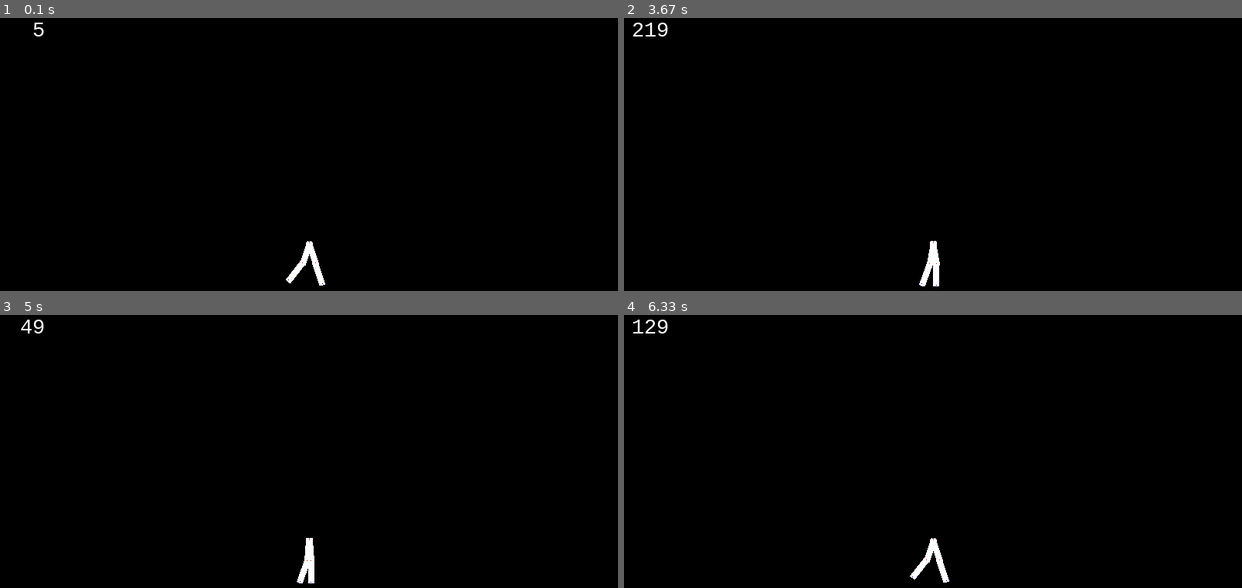
Above: before the commit, frames 1-4 (two rows, left to right).
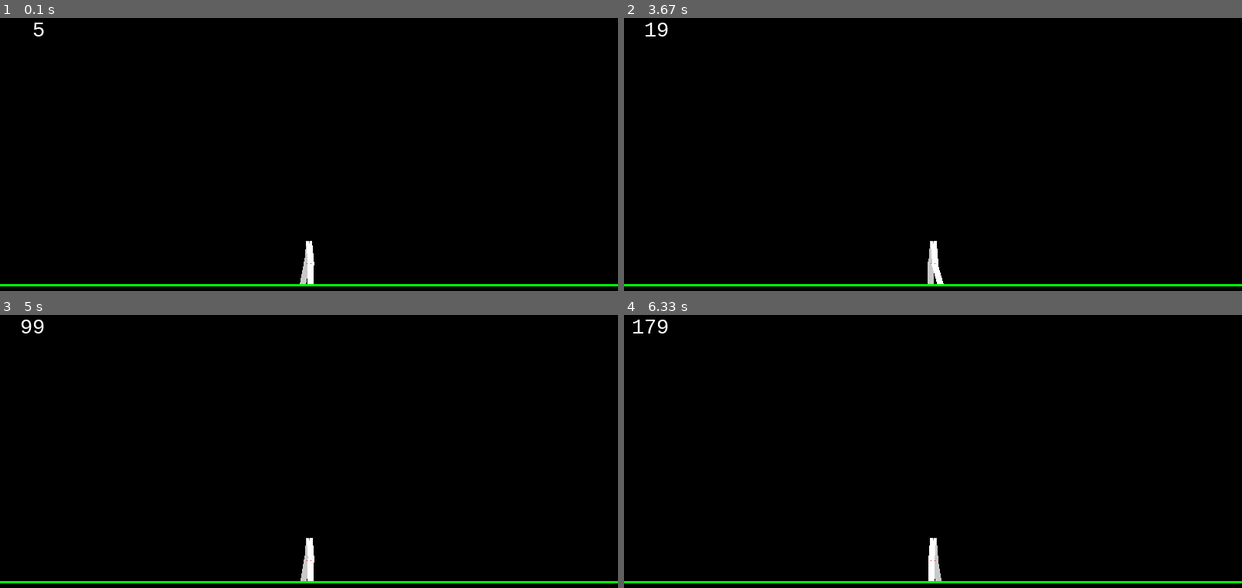
Above: after the commit, the same moments.

Repository: AaronLi/Pygame-Keyframe-Animations
Game: pygame game, started from runTest.py
Two runs of this game, one before a commit and one after it. Both use one fixed random seed, a clock stepped at 60 frames per second and the inputs below.
Inputs:
- Up to frame 1 (0.1 s): no input
- Up to frame 2 (3.67 s): hold D 0.33-0.8 s; hold W 0.83-1.13 s; hold D 1.17-1.63 s; hold A 1.67-2.2 s; hold S 2.23-2.53 s; hold A 2.57-2.97 s; hold W 3-3.37 s; hold D from 3.4 s (still down)
- Up to frame 3 (5 s): release D at 4.03 s; hold S 4.07-4.43 s; hold D from 4.97 s (still down)
- Up to frame 4 (6.33 s): release D at 5.43 s; hold W 5.47-5.77 s; hold A from 6.3 s (still down)

The runs differ from the first frame. In frame 1, 1.2% of the frame differs, in the area x 0-100%, y 81-99%; in frame 2, 1.1%; in frame 3, 1.0%; in frame 4, 1.3%, in the area x 0-100%, y 1-99%.

Commit message:
File loading, standing animation, 2d keyboard control

Diff:
--- a/Limb.py
+++ b/Limb.py
@@ -9,28 +9,39 @@
         self.sprite = sprite
         self.parent_limb = None
         self.rotatePoint = rotatePoint
+        self.reflect = False
     def get_tip_pos(self, integer = False):
         tipX, tipY = self.get_pos()
-        tipX+=self.length*_cosd(-self.get_rotation())
-        tipY+=self.length*_sind(-self.get_rotation())
+        if self.reflect:
+            tipX+=self.length*_cosd(180+self.get_rotation())
+            tipY+=self.length*_sind(180+self.get_rotation())
+        else:
+            tipX+=self.length*_cosd(-self.get_rotation())
+            tipY+=self.length*_sind(-self.get_rotation())
         if integer:
             return int(tipX), int(tipY)
         else:
             return tipX, tipY
     def draw(self, surface):
         if self.parent_limb == None:
-            rotateBlit(surface, self.sprite, self.get_pos(), self.rotatePoint, self.get_rotation())
+            if self.reflect:
+                rotateBlit(surface, self.sprite, self.get_pos(), self.rotatePoint, 180-self.get_rotation())
+            else:
+                rotateBlit(surface, self.sprite, self.get_pos(), self.rotatePoint, self.get_rotation())
             surface.set_at(self.get_pos(True), (255,0,0))
             surface.set_at(self.get_tip_pos(True), (0,0,255))
         else:
-            rotateBlit(surface, self.sprite, self.get_pos(), self.rotatePoint, self.get_rotation())
+            if self.reflect:
+                rotateBlit(surface, self.sprite, self.get_pos(), self.rotatePoint, 180-self.get_rotation())
+            else:
+                rotateBlit(surface, self.sprite, self.get_pos(), self.rotatePoint, self.get_rotation())
             surface.set_at(self.get_pos(True), (255,0,0))
             surface.set_at(self.get_tip_pos(True), (0,0,255))
     def get_rotation(self):
         rotOut = self.rotation
         limb = self.parent_limb
         while limb != None:
-            rotOut+=limb.rotation
+            rotOut+=limb.get_rotation()
             limb = limb.parent_limb
         return rotOut
     def get_pos(self, integer=False):
--- a/keyframelist.py
+++ b/keyframelist.py
@@ -8,6 +8,16 @@
         self.keyframes = []
     def add_keyframe(self, newKeyframe):
         insort(self.keyframes, newKeyframe)
+    def load_from_file(self, file):
+        time, rot, x, y = None, None, 0, 0
+        for i in file:
+            data =[float(j) for j in i.split()]
+            if len(data) == 4:
+                time, rot, x, y = data
+            else:
+                time, rot = data
+            self.add_keyframe(KeyFrame(time, rot, x, y))
+        return self
     def switch_between_frames(self, k1, k2, time):
         '''
             [KeyFrame], [KeyFrame], int -> int, int ,int
@@ -27,17 +37,17 @@
                     k1, k2 = self.keyframes[i], self.keyframes[i+1]
                     return self.switch_between_frames(k1,k2,time)
 
-    def transition(self, nextAnimationKeyframes, lastTime, time, duration):
+    def transition(self, nextAnimation, lastTime, time, duration):
         '''
 lastTime is the last time value that was given to the current_position of the current animation
 time is the current value to be used for transitioning between the two animations
 duration is the amount of time it should take to transfer to the next animation
 '''
-        lastAnimationPosition = self.current_position(lastTime).get_clone()
-        nextAnimationPosition = nextAnimationKeyframes.keyframes[0].get_clone()
-        lastAnimationPosition.time = 0
+        lastAnimationPosition = self.current_position(lastTime)
+        nextAnimationPosition = nextAnimation.keyframes[0].get_clone()
         nextAnimationPosition.time = duration
-        return self.switch_between_frames(lastAnimationPosition, nextAnimationPosition, lastTime-time), lastTime-time>=duration
+        #print(time-lastTime)
+        return self.switch_between_frames(KeyFrame(0, lastAnimationPosition[0], lastAnimationPosition[1], lastAnimationPosition[2]), nextAnimationPosition, time-lastTime), time-lastTime>duration
 
     def visualize(self,resolution = 1):
         rotations = [i.rotation for i in self.keyframes]
--- /dev/null
+++ b/keyframes/crouching/lowerLegCrouchingL.txt
@@ -0,0 +1,2 @@
+0 -90
+1 -90
--- /dev/null
+++ b/keyframes/crouching/lowerLegCrouchingR.txt
@@ -0,0 +1,2 @@
+0 -90
+1 -90
--- /dev/null
+++ b/keyframes/crouching/upperLegCrouchingL.txt
@@ -0,0 +1,2 @@
+0 360
+1 360
--- /dev/null
+++ b/keyframes/crouching/upperLegCrouchingR.txt
@@ -0,0 +1,2 @@
+0 270
+1 270
--- /dev/null
+++ b/keyframes/walking/lowerLegWalkingL.txt
@@ -0,0 +1,5 @@
+0 -20
+65 -10
+75 0
+105 0
+200 -20
--- /dev/null
+++ b/keyframes/walking/lowerLegWalkingR.txt
@@ -0,0 +1,5 @@
+0 0
+30 0
+125 -20
+190 -10
+200 0
--- /dev/null
+++ b/keyframes/walking/upperLegWalkingL.txt
@@ -0,0 +1,3 @@
+0 250
+100 290
+200 250
--- /dev/null
+++ b/keyframes/walking/upperLegWalkingR.txt
@@ -0,0 +1,3 @@
+0 290
+100 250
+200 290
--- a/runTest.py
+++ b/runTest.py
@@ -4,83 +4,124 @@
 from keyframelist import KeyFrame, KeyFrameList
 screen = display.set_mode((800,600))
 running = True
-legSprite = Surface((32,8),SRCALPHA)
-legSprite.fill((255,255,255))
+legSpriteR = Surface((32,8),SRCALPHA)
+legSpriteL = Surface((32,8),SRCALPHA)
+legSpriteR.fill((200,200,200))
+legSpriteL.fill((255,255,255))
 font.init()
 aFont = font.SysFont('Consolas',30)
 
-upperLegL = Limb(400,300,0,28,legSprite, (2,4))
-lowerLegL = Limb(0,0,0,28,legSprite, (2,4))
+upperLegL = Limb(400,300,0,28,legSpriteL, (2,4))
+lowerLegL = Limb(0,0,0,28,legSpriteL, (2,4))
 lowerLegL.parent_limb = upperLegL
 
-upperLegR = Limb(400,300,0,28,legSprite, (2,4))
-lowerLegR = Limb(0,0,0,28,legSprite, (2,4))
+upperLegR = Limb(400,300,0,28,legSpriteR, (2,4))
+lowerLegR = Limb(0,0,0,28,legSpriteR, (2,4))
 lowerLegR.parent_limb = upperLegR
 
-upperLegKeyframesWalkingR = KeyFrameList()
-upperLegKeyframesWalkingR.add_keyframe(KeyFrame(0,290))
-upperLegKeyframesWalkingR.add_keyframe(KeyFrame(125,250))
-upperLegKeyframesWalkingR.add_keyframe(KeyFrame(250,290))
+upperLegKeyframesWalkingR = KeyFrameList().load_from_file(open('keyframes/walking/upperLegWalkingR.txt'))
+upperLegKeyframesWalkingL = KeyFrameList().load_from_file(open('keyframes/walking/upperLegWalkingL.txt'))
+lowerLegKeyframesWalkingR = KeyFrameList().load_from_file(open('keyframes/walking/lowerLegWalkingR.txt'))
+lowerLegKeyframesWalkingL = KeyFrameList().load_from_file(open('keyframes/walking/lowerLegWalkingL.txt'))
 
-upperLegKeyframesWalkingL = KeyFrameList()
-upperLegKeyframesWalkingL.add_keyframe(KeyFrame(0,250))
-upperLegKeyframesWalkingL.add_keyframe(KeyFrame(125,290))
-upperLegKeyframesWalkingL.add_keyframe(KeyFrame(250,250))
+upperLegKeyframesCrouchingL = KeyFrameList().load_from_file(open('keyframes/crouching/upperLegCrouchingL.txt'))
+upperLegKeyframesCrouchingR = KeyFrameList().load_from_file(open('keyframes/crouching/upperLegCrouchingR.txt'))
+lowerLegKeyframesCrouchingL = KeyFrameList().load_from_file(open('keyframes/crouching/lowerLegCrouchingL.txt'))
+lowerLegKeyframesCrouchingR = KeyFrameList().load_from_file(open('keyframes/crouching/lowerLegCrouchingR.txt'))
 
-lowerLegKeyframesWalkingR = KeyFrameList()
-lowerLegKeyframesWalkingR.add_keyframe(KeyFrame(0,0))
-lowerLegKeyframesWalkingR.add_keyframe(KeyFrame(30,0))
-lowerLegKeyframesWalkingR.add_keyframe(KeyFrame(125,-20))
-lowerLegKeyframesWalkingR.add_keyframe(KeyFrame(220,-10))
-lowerLegKeyframesWalkingR.add_keyframe(KeyFrame(250,0))
+upperLegStandingL = KeyFrameList()
+upperLegStandingL.add_keyframe(KeyFrame(0,275))
+upperLegStandingL.add_keyframe(KeyFrame(100,285))
+upperLegStandingL.add_keyframe(KeyFrame(200,275))
 
-lowerLegKeyframesWalkingL = KeyFrameList()
-lowerLegKeyframesWalkingL.add_keyframe(KeyFrame(0,-20))
-lowerLegKeyframesWalkingL.add_keyframe(KeyFrame(95,-10))
-lowerLegKeyframesWalkingL.add_keyframe(KeyFrame(125,0))
-lowerLegKeyframesWalkingL.add_keyframe(KeyFrame(220,-10))
-lowerLegKeyframesWalkingL.add_keyframe(KeyFrame(250,-20))
+upperLegStandingR = KeyFrameList()
+upperLegStandingR.add_keyframe(KeyFrame(0,265))
+upperLegStandingR.add_keyframe(KeyFrame(100,260))
+upperLegStandingR.add_keyframe(KeyFrame(200,265))
 
-upperLegKeyframesCrouchingL = KeyFrameList()
-upperLegKeyframesCrouchingL.add_keyframe(KeyFrame(0,0))
-upperLegKeyframesCrouchingL.add_keyframe(KeyFrame(1,0))
-upperLegKeyframesCrouchingR = KeyFrameList()
-upperLegKeyframesCrouchingR.add_keyframe(KeyFrame(0,-90))
-upperLegKeyframesCrouchingR.add_keyframe(KeyFrame(1,-90))
-lowerLegKeyframesCrouchingL = KeyFrameList()
-lowerLegKeyframesCrouchingL.add_keyframe(KeyFrame(0,-90))
-lowerLegKeyframesCrouchingL.add_keyframe(KeyFrame(1,-90))
-lowerLegKeyframesCrouchingR = KeyFrameList()
-lowerLegKeyframesCrouchingR.add_keyframe(KeyFrame(0,-90))
-lowerLegKeyframesCrouchingR.add_keyframe(KeyFrame(1,-90))
+lowerLegStandingL = KeyFrameList()
+lowerLegStandingL.add_keyframe(KeyFrame(0,-5))
+lowerLegStandingL.add_keyframe(KeyFrame(100,-15))
+lowerLegStandingL.add_keyframe(KeyFrame(200,-5))
 
-animations = [(upperLegKeyframesWalkingR,lowerLegKeyframesWalkingR, upperLegKeyframesWalkingL,lowerLegKeyframesWalkingL), (upperLegKeyframesCrouchingR,lowerLegKeyframesCrouchingR,upperLegKeyframesCrouchingL,lowerLegKeyframesCrouchingL)]
-currentAnimation = animations[0]
+lowerLegStandingR = KeyFrameList()
+lowerLegStandingR.add_keyframe(KeyFrame(0,-5))
+lowerLegStandingR.add_keyframe(KeyFrame(100,-15))
+lowerLegStandingR.add_keyframe(KeyFrame(200,-5))
+
+animations = [(upperLegKeyframesWalkingR,lowerLegKeyframesWalkingR, upperLegKeyframesWalkingL,lowerLegKeyframesWalkingL), (upperLegKeyframesCrouchingR,lowerLegKeyframesCrouchingR,upperLegKeyframesCrouchingL,lowerLegKeyframesCrouchingL), (upperLegStandingR, lowerLegStandingR, upperLegStandingL, lowerLegStandingL)]
+currentAnimation = animations[2]
 limbs = [upperLegR, lowerLegR, upperLegL, lowerLegL]
 oldAnimation = currentAnimation
+nextAnimation = currentAnimation
 timer = 0
-changeTimer = 0
+wasTransitioning = False
+changeTimer = -60
+animationOffset = 0
 clockity = time.Clock()
+WALKING = 0
+CROUCHING = 1
+STANDING = 2
+def set_animation(animationNumber):
+    global changeTimer, oldAnimation, nextAnimation, wasTransitioning
+    if currentAnimation != animations[animationNumber] and nextAnimation != animations[animationNumber]\
+     and not wasTransitioning:
+        changeTimer = timer
+        oldAnimation = currentAnimation
+        nextAnimation = animations[animationNumber]
+        wasTransitioning = True
+        print('switch', timer-changeTimer, animationNumber)
+def set_facing(left=False):
+    global wasTransitioning
+    if not wasTransitioning:
+        for i in limbs:
+            i.reflect = left
+keysDown = [False for i in range(4)]
 while running:
     for e in event.get():
         if e.type==QUIT:
             running = False
-        elif e.type==KEYDOWN:
-            if e.key == K_w:
-                changeTimer = timer
-                oldAnimation = currentAnimation
-                currentAnimation = animations[0]
-            elif e.key == K_c:
-                changeTimer = timer
-                oldAnimation = currentAnimation
-                currentAnimation = animations[1]
-
-    for a,l in zip(currentAnimation, limbs):
-        l.rotation = a.current_position(timer)[0]
+        elif e.type==KEYDOWN or e.type == KEYUP:
+            if e.key == K_a:
+                keysDown[0] = e.type==KEYDOWN
+            elif e.key == K_d:
+                keysDown[1] = e.type==KEYDOWN
+            elif e.key == K_s:
+                keysDown[2] = e.type==KEYDOWN
+            elif e.key == K_w:
+                keysDown[3] = e.type==KEYDOWN
+    if keysDown[0]:
+        #if currentAnimation != animations[WALKING] and nextAnimation != animations[WALKING]:
+            set_facing(left = True)
+            set_animation(WALKING)
+    elif keysDown[1]:
+        #if currentAnimation != animations[WALKING] and nextAnimation != animations[WALKING]:
+            set_facing(left = False)
+            set_animation(WALKING)
+    if keysDown[2]:
+        #if currentAnimation != animations[CROUCHING] and nextAnimation != animations[CROUCHING]:
+            set_animation(CROUCHING)
+    if not any(keysDown):
+        set_animation(STANDING)
+    #print(changeTimer, currentAnimation == animations[0])
+    for a,l, n in zip(currentAnimation, limbs, nextAnimation):
+        posData, doneSwitch = a.transition(n, changeTimer-animationOffset, timer-animationOffset, 30)
+        if doneSwitch:
+            if doneSwitch and wasTransitioning:
+                #print('switch done', timer-changeTimer)
+                currentAnimation = nextAnimation
+                wasTransitioning = False
+                animationOffset = timer
+                break
+            l.rotation = a.current_position(timer-animationOffset)[0]
+        else:
+            l.rotation = posData[0]
     screen.fill((0,0,0))
-    screen.blit(aFont.render('%3d'%(timer%250),True,(255,255,255)),(10,10))
+    screen.blit(aFont.render('%3d'%(timer%200),True,(255,255,255)),(10,10))
     for i in limbs:
         i.draw(screen)
+    lowerLimb = max(lowerLegL.get_tip_pos()[1],lowerLegR.get_tip_pos()[1])
+    draw.line(screen,(0,255,0), (0,lowerLimb),(800,lowerLimb),3)
     display.flip()
     timer+=1
     clockity.tick(60)
